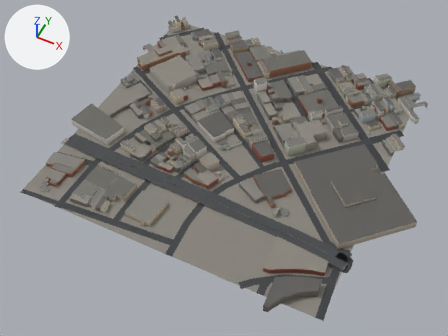
Renders of the glTF model public/tiles/sf/t-4_5.glb from each side of a commit.
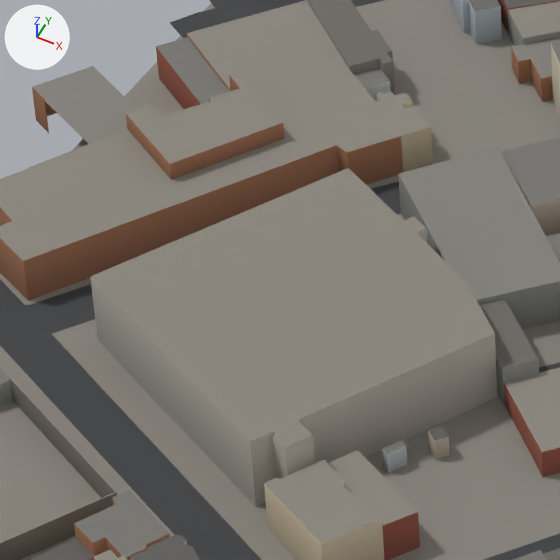
The first picture shows the older version from a camera (50 mm lens) standing at (-1436.0, -3415.0, 758.0) and looking at (-1744.0, -2800.0, -11.0). The close-ups show the older and then the newer version on the part from 31% to 46% of the width and 11% to 30% of the height of that picture. Only the edits that show in the close-ups are written down. The lights are fixed; the arrows at upper left show +X, +Y and +Z. Where no turn or scale is listed for an object, it has been applied to the vertices.

The first close-up shows 'buildings', 'ground', 'roads'.
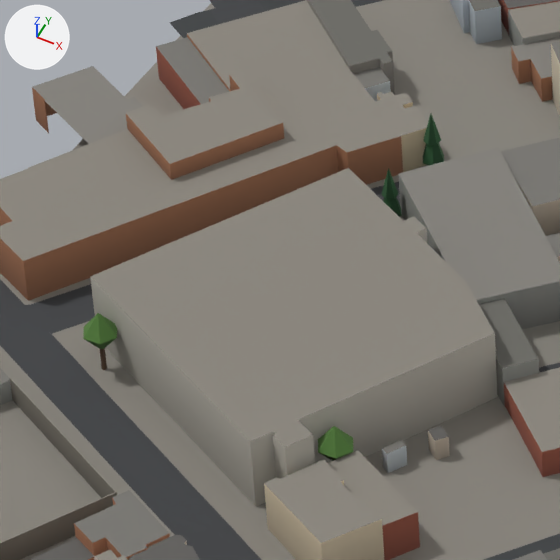
What differs and where, as boxes [x1, y1, x2, y2] in the close-ups (560 x 560 px):
'foliage-broadleaf.004', added (green)
    after: [83, 313, 117, 370]
'foliage-broadleaf.005', added (green)
    after: [318, 426, 353, 461]
'foliage-conifer.004', added (green)
    after: [423, 113, 444, 165]
'foliage-conifer.005', added (green)
    after: [381, 168, 402, 216]

Diff of the bpy script that builds the scene:
```diff
--- a/public/tiles/sf/t-4_5.glb.py
+++ b/public/tiles/sf/t-4_5.glb.py
@@ mat_foliage @@
+mat_foliage = bpy.data.materials.new('foliage')
+mat_foliage.use_nodes = True; mat_foliage.node_tree.nodes.clear()
+_N = mat_foliage.node_tree.nodes; _L = mat_foliage.node_tree.links
+n0 = _N.new('ShaderNodeBsdfPrincipled'); n0.name = 'Principled BSDF'
+n0.inputs[2].default_value = 0.95  # 'Roughness'
+n1 = _N.new('ShaderNodeOutputMaterial'); n1.name = 'Material Output'
+n2 = _N.new('ShaderNodeVertexColor'); n2.name = 'Color Attribute'
+_L.new(n0.outputs[0], n1.inputs[0])  # 'BSDF' to 'Surface'
+_L.new(n2.outputs[0], n0.inputs[0])  # 'Color' to 'Base Color'
@@ me_foliage_conifer @@
+me_foliage_conifer.from_pydata(...)  # 22 vertices, 20 faces; spans x -0.5..0.5, y -0.43..0.43, z -0.02..1.0
+me_foliage_conifer.materials.append(mat_foliage)
@@ me_foliage_broadleaf @@
+me_foliage_broadleaf.from_pydata(...)  # 16 vertices, 20 faces; spans x -0.5..0.5, y -0.43..0.43, z -0.02..1.0
+me_foliage_broadleaf.materials.append(mat_foliage)
@@ ob_foliage_conifer_005 @@
+ob_foliage_conifer_005 = bpy.data.objects.new('foliage-conifer.005', me_foliage_conifer)
+ob_foliage_conifer_005.parent = ob_foliage_conifer
+ob_foliage_conifer_005.location = (-175.0, 144.2, 9.219)
+ob_foliage_conifer_005.scale = (5.25, 5.25, 14.5)
@@ ob_foliage_conifer @@
+ob_foliage_conifer = bpy.data.objects.new('foliage-conifer', None)
+ob_foliage_conifer.location = (-1750.0, -2750.0, 0.0)
@@ ob_foliage_conifer_004 @@
+ob_foliage_conifer_004 = bpy.data.objects.new('foliage-conifer.004', me_foliage_conifer)
+ob_foliage_conifer_004.parent = ob_foliage_conifer
+ob_foliage_conifer_004.location = (-175.5, 164.5, 9.266)
+ob_foliage_conifer_004.scale = (5.5, 5.5, 15.5)
@@ ob_foliage_broadleaf_005 @@
+ob_foliage_broadleaf_005 = bpy.data.objects.new('foliage-broadleaf.005', me_foliage_broadleaf)
+ob_foliage_broadleaf_005.parent = ob_foliage_broadleaf
+ob_foliage_broadleaf_005.location = (-143.5, 64.25, 8.141)
+ob_foliage_broadleaf_005.scale = (8.5, 8.5, 15.5)
@@ ob_foliage_broadleaf @@
+ob_foliage_broadleaf = bpy.data.objects.new('foliage-broadleaf', None)
+ob_foliage_broadleaf.location = (-1750.0, -2750.0, 0.0)
@@ ob_foliage_broadleaf_004 @@
+ob_foliage_broadleaf_004 = bpy.data.objects.new('foliage-broadleaf.004', me_foliage_broadleaf)
+ob_foliage_broadleaf_004.parent = ob_foliage_broadleaf
+ob_foliage_broadleaf_004.location = (-206.2, 73.75, 8.125)
+ob_foliage_broadleaf_004.scale = (8.25, 8.25, 15.5)
```
